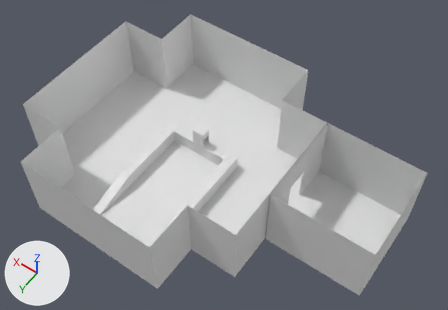
An edit to the Blender file Assets/newGame/track1.blend, drawn before and after from the same camera.
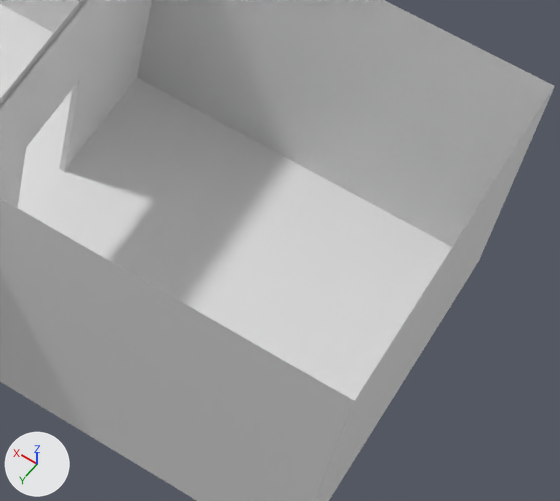
Each version appears first whole from a 50 mm camera at (-73.9, 68.8, 103.4) aimed at (-30.7, 8.3, 8.3), and next in a close-up on the part from 63% to 96% of the width and 49% to 91% of the height. The lights are fixed; the arrows at lower left show +X, +Y and +Z.
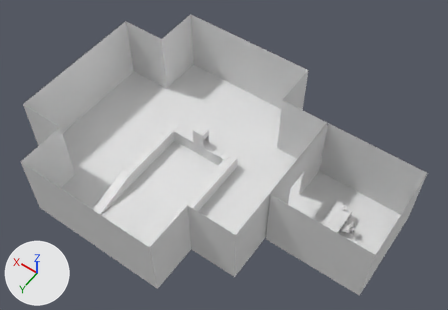
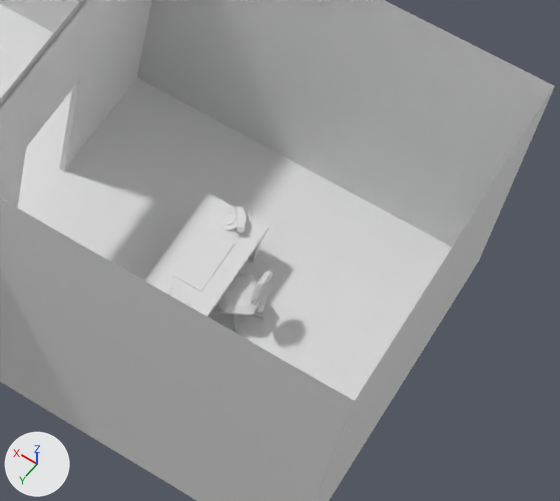
What differs and where, as boxes (x1, y1, x2, y2) in the close-ups (560 x 501 px):
'Cube.009', added
    after: (145, 193, 272, 334)

The change, as a list of edits to the scene's bpy script:
```text
Add me_cube_016:
    me_cube_016.from_pydata(...)  # 345 vertices, 303 faces; spans x -3.4..18.2, y -7.2..3.7, z -101.0..42.8
Add ob_cube_009:
    ob_cube_009 = bpy.data.objects.new('Cube.009', me_cube_016)
    ob_cube_009.location = (-54.56, 7.47, 2.86)
    ob_cube_009.rotation_euler = (0.0, 0.0, -1.432)  # degrees (0, 0, -82)
    ob_cube_009.scale = (0.356, 0.535, 0.0283)
```
